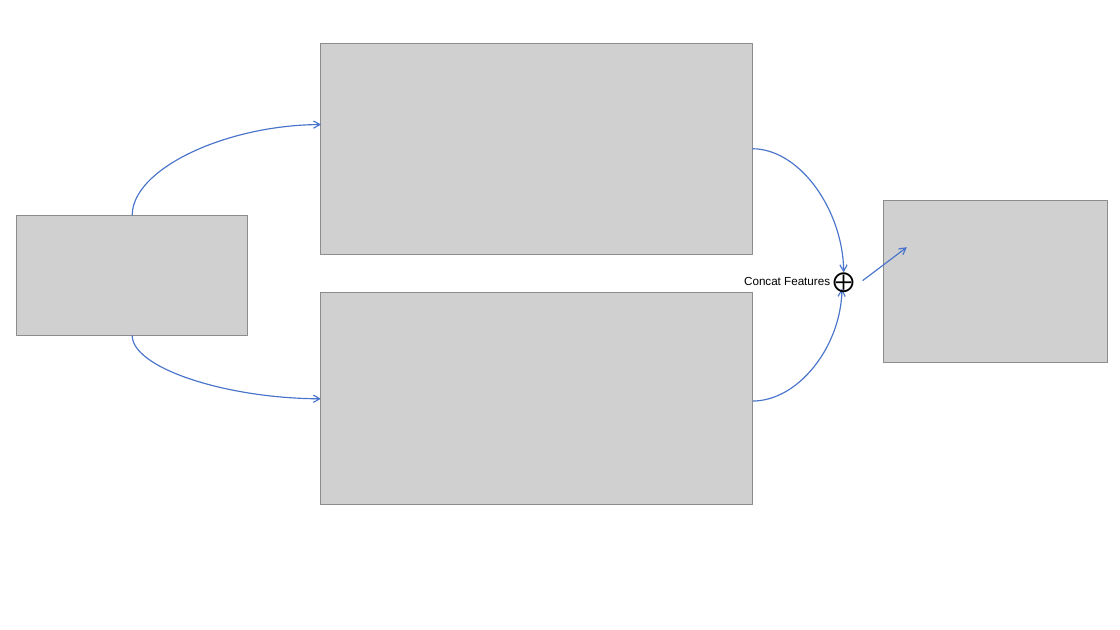
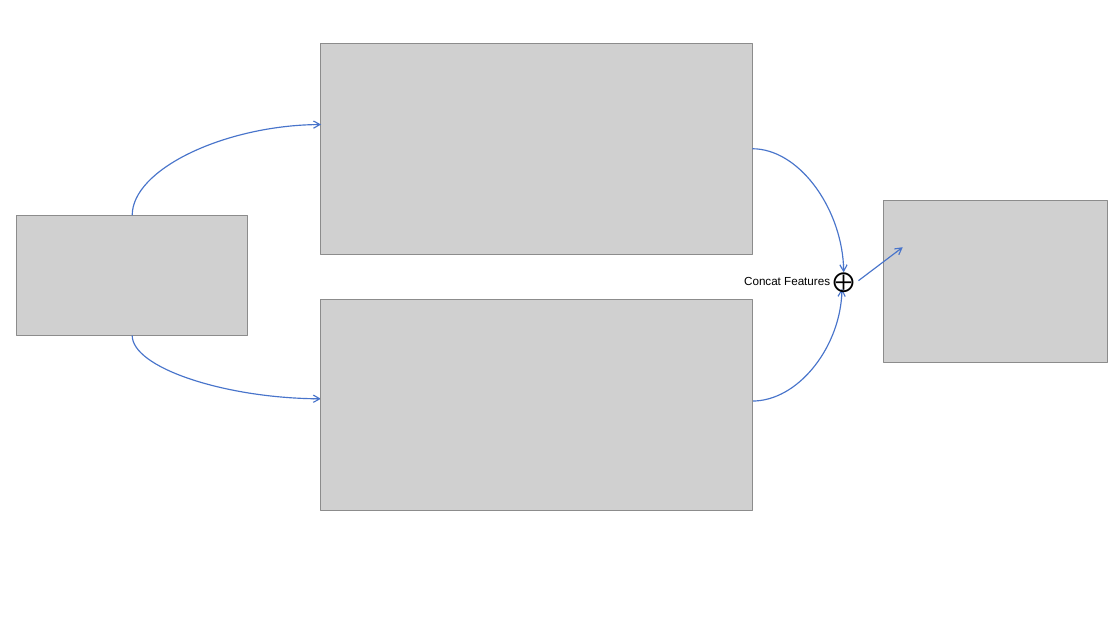
Before and after one commit to wuchenhu98/lunwen, a slide deck: slide 7 of 论文插图.pptx. Drawn at 1120x630 pixels with LibreOffice and Linux fonts; fonts in the diff are those of the drawing; grey boxes stand for pictures. Boxes give left, top, right and bottom in pixels: in the first picture for what was removed or moved away, otherwise in the second. Text is boxed around its words. In the diff, an @@ line names an element or a change of style, - is before the commit and + after.

```diff
--- a/论文插图.pptx
+++ b/论文插图.pptx
@@ arrow moved from (863, 281) - (907, 247) to (859, 281) - (903, 247) @@
@@ picture: place and size @@
-picture at (321,292,753,504)
+picture at (321,299,753,510)
```
Also in this commit, not shown: 5 other slides changed, 1 other file.
